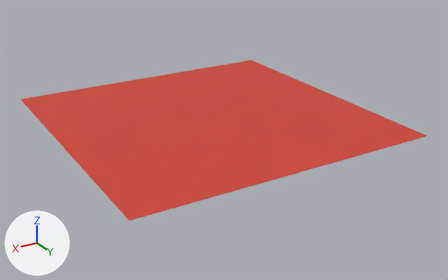
Renders of the OBJ model FPS/FPS/Assets/Scenes/level_1/level1.obj from each side of a commit.
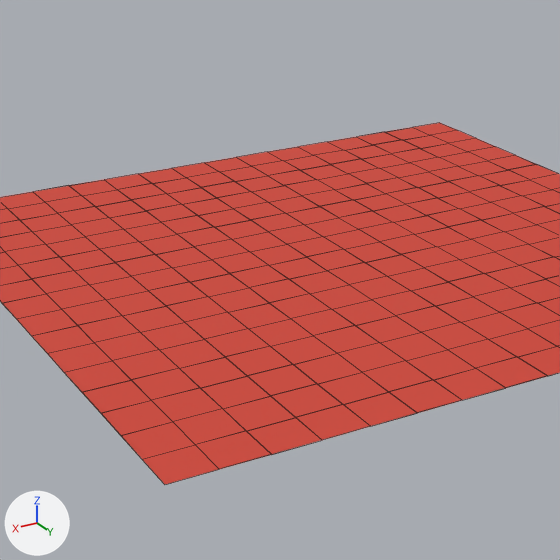
There are two pictures of each version: one whole from a 50 mm camera at (189.5, 335.6, 148.0) aimed at (-3.6, 13.6, -12.9), one close up on the part from 13% to 68% of the width and 2% to 91% of the height. Arrows for +X, +Y and +Z are at lower left; the lights stay in place. The close-ups show mesh edges as thin lines. Where no turn or scale is listed for an object, it has been applied to the vertices.
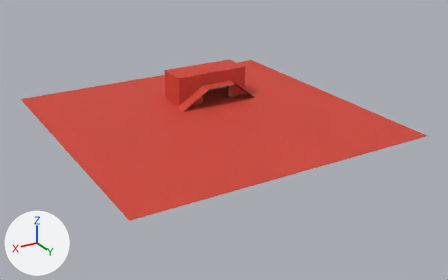
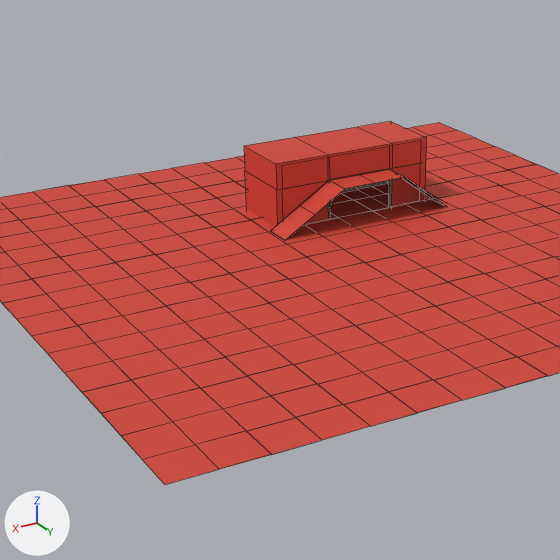
Location of each change, [x1, y1, x2, y2] in pixels of the close-ups (560 x 560 px):
'Cube.001', added (red)
    after: [244, 121, 426, 227]
'Plane.002', added (red)
    after: [271, 169, 446, 240]
'Cube', added
    after: [328, 168, 392, 219]
'Plane.003', added
    after: [286, 177, 445, 240]

Edits to the bpy script that builds the scene:
```text
Add img_metal_plates_jpg:
    img_metal_plates_jpg = load_image('metal_plates.jpg', 'metal_plates.jpg', 256, 256, 'sRGB')
Add img_brick_wall_jpg:
    img_brick_wall_jpg = load_image('brick_wall.jpg', 'brick_wall.jpg', 1024, 1024, 'sRGB')
Add mat_material_002:
    mat_material_002 = principled_material('Material.002')
    mat_material_002.texture = img_metal_plates_jpg
    mat_material_002.roughness = 0.69
Add mat_material:
    mat_material = principled_material('Material')
    mat_material.texture = img_brick_wall_jpg
    mat_material.roughness = 0.69
Add me_plane_003:
    me_plane_003.from_pydata(...)  # 14 vertices, 6 faces; spans x -46.8..11.3, y -25.4..-15.4, z -0.2..12.5
    me_plane_003.materials.append(mat_material_002)  # picture img_metal_plates_jpg
Add me_plane_002:
    me_plane_002.from_pydata([(-31.1, -25.3, 12.7), (-9.4, -25.3, 12.7), (-31.1, -15.4, 12.7), (-9.4, -15.4, 12.7), (-46.8, -25.3, 0.2), (-46.8, -15.4, 0.2), (11.3, -25.4, 0.0), (11.3, -15.5, 0.0)], [], [(0, 1, 3, 2), (0, 2, 5, 4), (3, 1, 6, 7)])
    me_plane_002.materials.append(mat_collision)  # red #d14333
Add me_cube_001:
    me_cube_001.from_pydata(...)  # 24 vertices, 21 faces; spans x -44.7..8.8, y -46.9..-25.2, z -0.9..20.9
    me_cube_001.materials.append(mat_collision)  # red #d14333
Add me_cube:
    me_cube.from_pydata(...)  # 24 vertices, 21 faces; spans x -42.7..6.8, y -45.4..-25.3, z -0.1..20.1
    me_cube.materials.append(mat_material)  # picture img_brick_wall_jpg
Add ob_plane_003:
    ob_plane_003 = bpy.data.objects.new('Plane.003', me_plane_003)
    ob_plane_003.location = (0.0, 0.0, 0.0)
Add ob_plane_002:
    ob_plane_002 = bpy.data.objects.new('Plane.002', me_plane_002)
    ob_plane_002.location = (0.0, 0.0, 0.0)
Add ob_cube_001:
    ob_cube_001 = bpy.data.objects.new('Cube.001', me_cube_001)
    ob_cube_001.location = (0.0, 0.0, 0.0)
Add ob_cube:
    ob_cube = bpy.data.objects.new('Cube', me_cube)
    ob_cube.location = (0.0, 0.0, 0.0)
```
